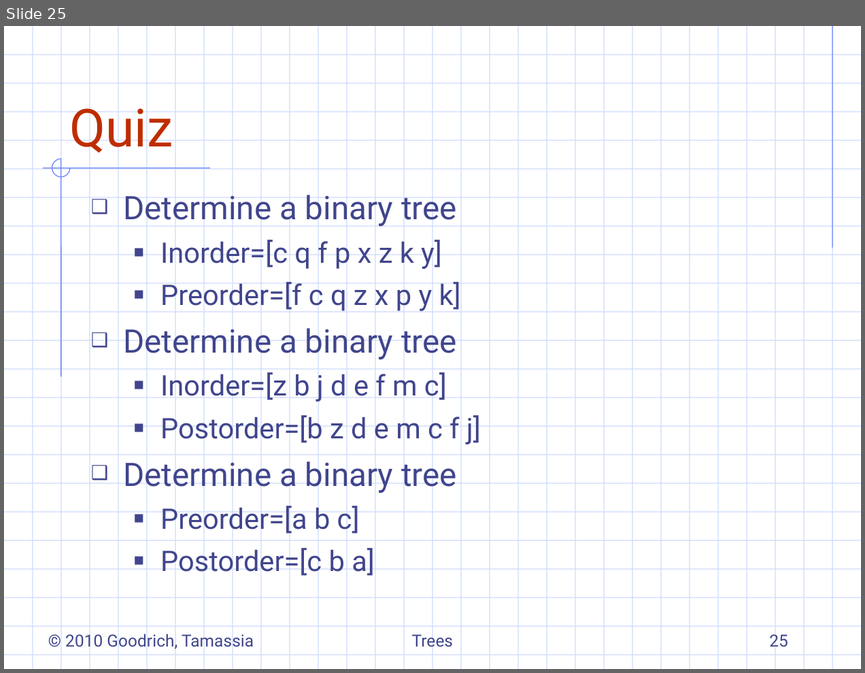
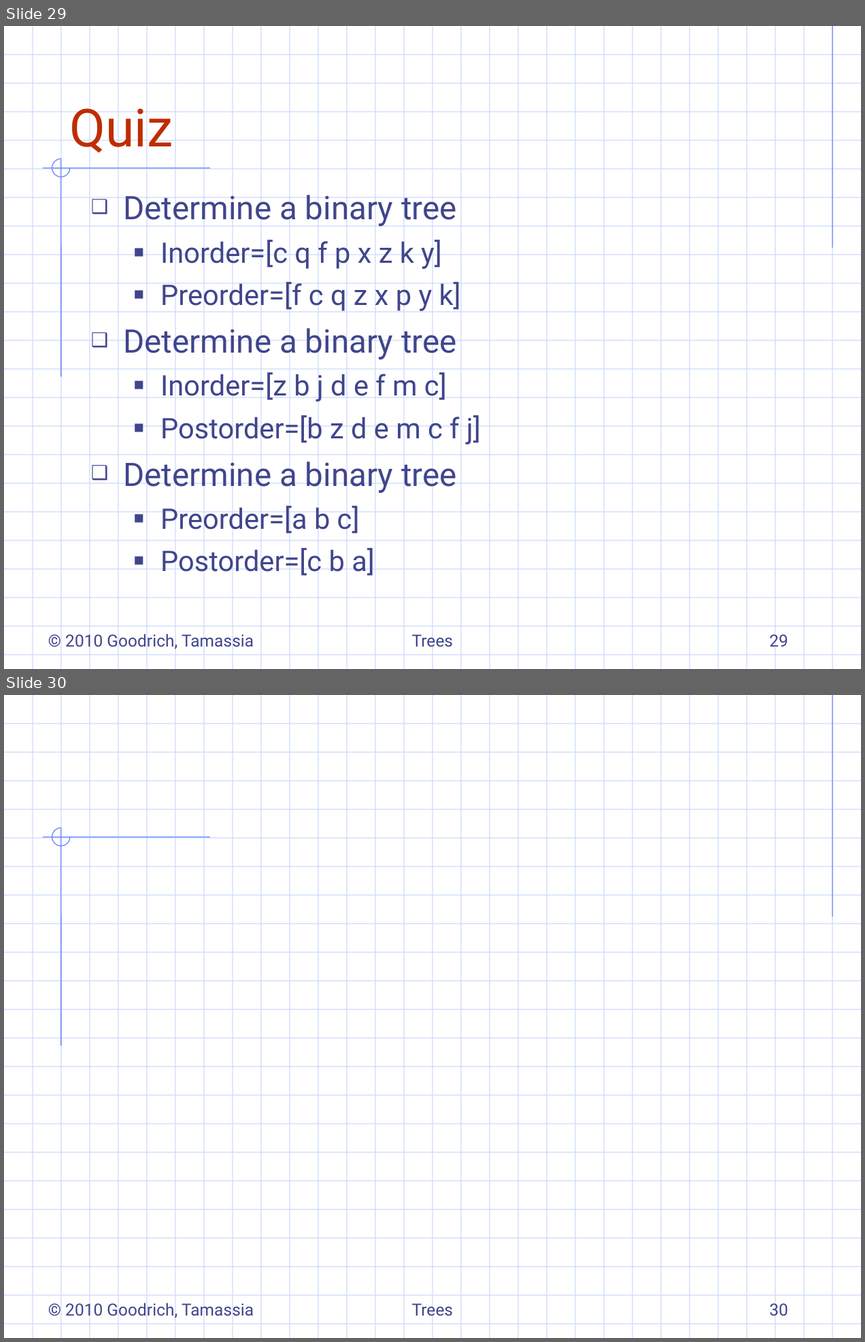
Before and after one commit to ShihKaiHo/DSA, a slide deck: 7.3-binaryTrees.ppt. Shown one above the other, each under a label of ours: slide 25 before the commit, slides 29 and 30 after it. The pictures are 865x673 and 865x1342 pixels, drawn with LibreOffice and Linux fonts; fonts in the diff are those of the drawing; background and template pictures are left out. Boxes give left, top, right and bottom in pixels: in the first picture for what was removed or moved away, otherwise in the second. Text is boxed around its words. In the diff, an @@ line names an element or a change of style, - is before the commit and + after.

```diff
--- a/7.3-binaryTrees.ppt
+++ b/7.3-binaryTrees.ppt
@@ slide 30 added at bbox=[4, 695, 861, 1338], background #FFFFFF; not listed: 55 template elements that a slide beside it also shows @@
@@ text added at bbox=[65, 1302, 254, 1318], 14 pt, text #40458C @@
+© 2010 Goodrich, Tamassia
@@ text added at bbox=[412, 1303, 453, 1316], 14 pt, text #40458C @@
+Trees
@@ page number added at bbox=[769, 1303, 788, 1316], 14 pt, text #40458C @@
+30
@@ what was slide 25 is now slide 29 @@
@@ page number at bbox=[769, 634, 788, 646]: text changed @@
-25
+29
```
Also in this commit, not shown: 9 slides changed, 4 other slides added, 15 other files.
